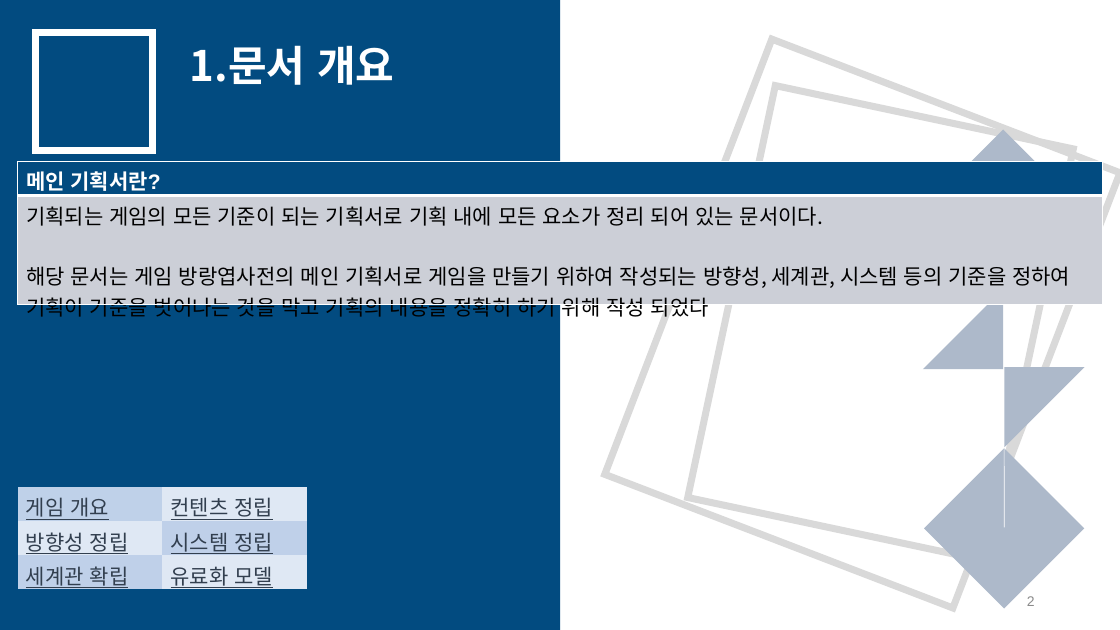
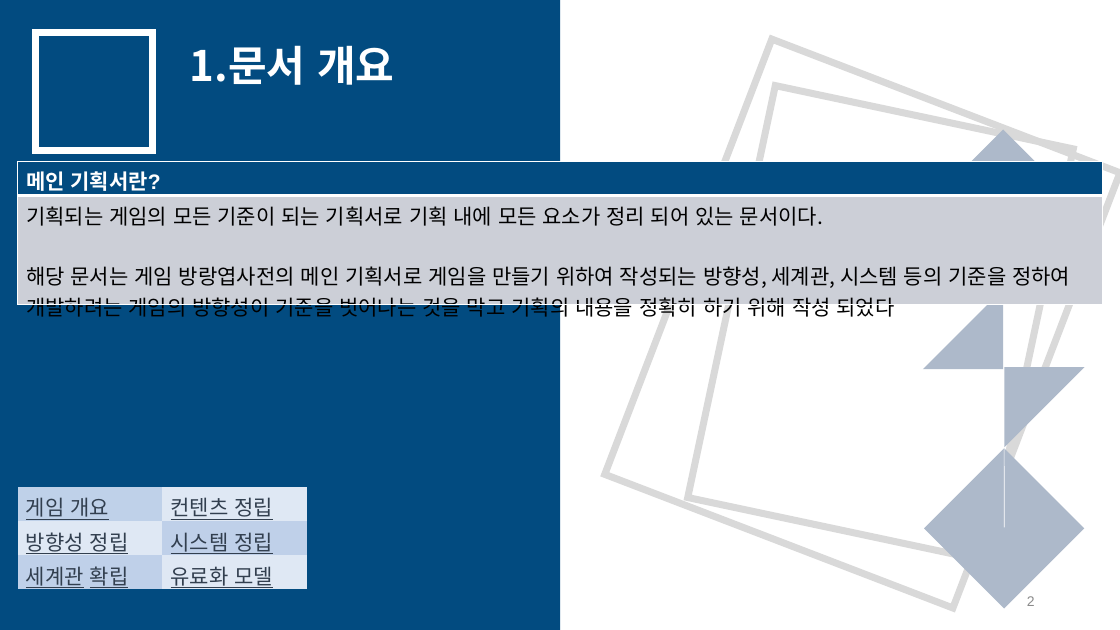
Before and after one commit to yjk0401/unityenginebasic_9th, a slide deck: slide 2 of 기획/메인 기획서.pptx. Drawn at 1120x630 pixels with LibreOffice and Linux fonts; fonts in the diff are those of the drawing. Boxes give left, top, right and bottom in pixels: in the first picture for what was removed or moved away, otherwise in the second. Text is boxed around its words. In the diff, an @@ line names an element or a change of style, - is before the commit and + after.

```diff
--- a/기획/메인 기획서.pptx
+++ b/기획/메인 기획서.pptx
@@ table at <box>18,161,1102,324</box> @@
-row 2, column 1: 기획되는 게임의 모든 기준이 되는 기획서로 기획 내에 모든 요소가 정리 되어 있는 문서이다. / 해당 문서는 게임 방랑엽사전의 메인 기획서로 게임을 만들기 위하여 작성되는 방향성, 세계관, 시스템 등의 기준을 정하여 기획이 기준을 벗어나는 것을 막고 기획의 내용을 정확히 하기 위해 작성 되었다.
+row 2, column 1: 기획되는 게임의 모든 기준이 되는 기획서로 기획 내에 모든 요소가 정리 되어 있는 문서이다. / 해당 문서는 게임 방랑엽사전의 메인 기획서로 게임을 만들기 위하여 작성되는 방향성, 세계관, 시스템 등의 기준을 정하여 개발하려는 게임의 방향성이 기준을 벗어나는 것을 막고 기획의 내용을 정확히 하기 위해 작성 되었다.
```
Also in this commit, not shown: 6 other slides changed, 1 slide added, 1 other file.
